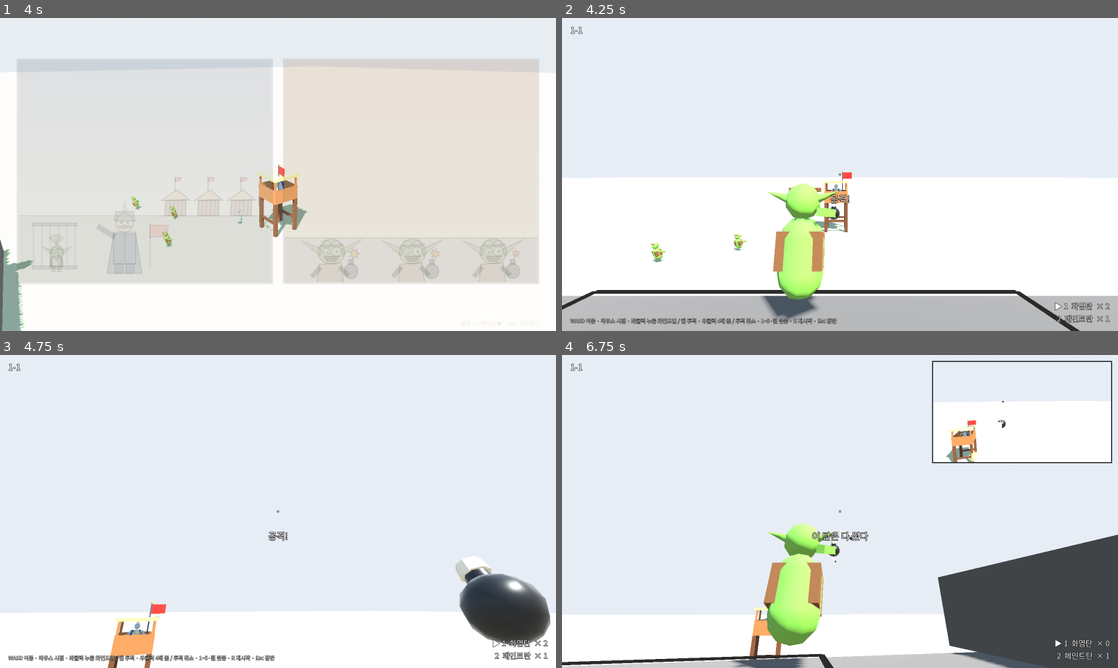
Above: before the commit, frames 1-4 (two rows, left to right).
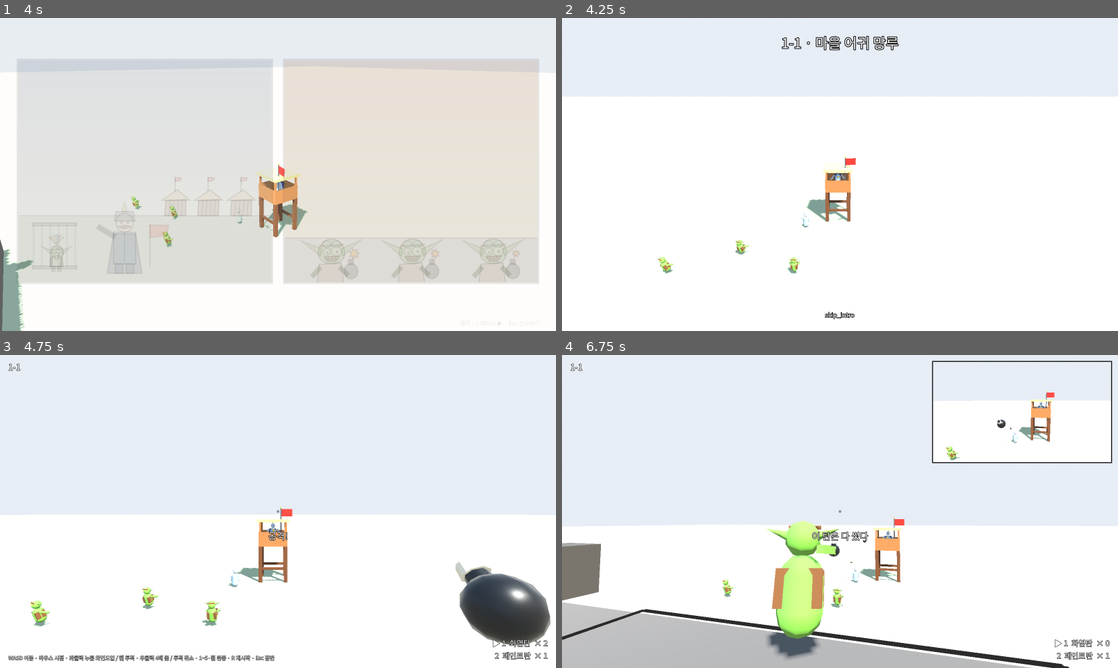
Above: after the commit, the same moments.

Repository: NeverB0re/mad-goblin-firebomb
Game: Godot game, scene res://scenes/main.tscn
Same seed, same stepped clock (60 frames per second), same inputs: the game is played once before the commit and once after it.
Inputs (mouse positions are in pixels of both pictures, inside the frame that each line leads up to):
- Up to frame 1 (4 s): click "시작" at 0.5 s; tap Enter (next_stage) at 1.25 s; move the mouse to (400, 158) at 1.27 s; hold D (move_right) 1.28-2.03 s; tap 1 (ammo_1) at 1.35 s; click (400, 158) at 1.42 s; tap Space at 1.52, 1.82, 2.27, 2.57, 3.77 s; tap 2 (ammo_2) at 1.55, 2.1 s; move the mouse to (166, 190) at 2.02 s; hold S (move_back) 2.03-2.78 s; click (166, 190) at 2.17 s; tap 3 (ammo_3) at 2.3, 2.85 s; move the mouse to (333, 105) at 2.77 s; hold D (move_right) 2.78-3.53 s; click (333, 105) at 2.92 s; tap 4 (ammo_4) at 3.05, 3.6 s; move the mouse to (250, 237) at 3.52 s; hold W (move_forward) from 3.53 s (still down); click (250, 237) at 3.67 s; tap 5 (ammo_5) at 3.8 s
- Up to frame 2 (4.25 s): keep holding W (move_forward); tap Space at 4.07 s
- Up to frame 3 (4.75 s): keep holding W (move_forward); move the mouse to (316, 514) at 4.27 s; tap 5 (ammo_5) at 4.35 s; click (316, 514) at 4.42 s; tap Space at 4.52 s; tap E (interact, bound only after the commit) at 4.55 s
- Up to frame 4 (6.75 s): tap Space at 4.82, 5.27, 5.3, 5.57, 5.85 s; move the mouse to (795, 508) at 5.02 s; tap E (interact, bound only after the commit) at 5.1 s; click (795, 508) at 5.17 s; move the mouse to (845, 511) at 5.77 s; click (845, 511) at 5.92 s; tap 1 (ammo_1) at 6.05, 6.6 s; move the mouse to (817, 505) at 6.52 s; release W (move_forward) at 6.53 s; hold D (move_right) from 6.53 s (still down); click (817, 505) at 6.67 s

Frame 1 is identical in both runs. In frame 2, 17% of the frame differs, in the area x 0-100%, y 2-100%; in frame 3, 2.7%; in frame 4, 23%, in the area x 0-100%, y 11-100%.

Commit message:
진지 시작 조망: 한 바퀴 돌며 배치를 보여 주고 투척 시점으로 (건너뛰기 가능)
Co-Authored-By: Claude Opus 5.5 <noreply@anthropic.com>

Diff:
--- /dev/null
+++ b/scripts/intro_cam.gd
@@ -0,0 +1,136 @@
+class_name IntroCam
+extends Camera3D
+## 진지 시작 조망: 진지 전체를 높은 곳에서 한 바퀴 돌며 보여 준 뒤, 고블린의 투척 시점으로 부드럽게 내려온다.
+## 아무 키나 마우스 단추를 누르면 바로 투척 시점으로 넘어간다. 도는 동안 고블린은 움직이거나 던지지 않는다.
+
+signal finished
+
+const ORBIT_TIME := 5.0
+const MOVE_TIME := 1.3
+const SKIP_MOVE := 0.35
+
+var _stage: Stage
+var _center := Vector3.ZERO
+var _radius := 40.0
+var _height := 25.0
+var _start_angle := 0.0
+var _t := 0.0
+var _move_from := Transform3D.IDENTITY
+var _moving := false
+var _move_t := 0.0
+var _move_len := MOVE_TIME
+var _done := false
+var _ui: CanvasLayer
+
+
+func setup(stage: Stage) -> void:
+	_stage = stage
+	var pts: Array[Vector3] = []
+	for c in stage.commanders:
+		pts.append(c.global_position)
+	for b in stage.ballistas:
+		pts.append(b.global_position)
+	if pts.is_empty():
+		pts.append(stage.player.global_position + Vector3(0, 0, -40))
+	for p in pts:
+		_center += p
+	_center /= pts.size()
+	_center.y = 2.0
+	var spread := 10.0
+	for p in pts:
+		spread = maxf(spread, Vector2(p.x - _center.x, p.z - _center.z).length())
+	_radius = spread + 24.0
+	_height = 16.0 + spread * 0.6
+	# 고블린 쪽에서 출발해 한 바퀴 돈다
+	var pp := stage.player.global_position
+	_start_angle = atan2(pp.x - _center.x, pp.z - _center.z)
+	fov = 60.0
+	far = 1500.0
+	stage.player.input_locked = true
+	_place(0.0)
+	make_current()
+	_ui = CanvasLayer.new()
+	_ui.layer = 5
+	add_child(_ui)
+	var title := Label.new()
+	title.text = stage.title
+	title.add_theme_font_size_override("font_size", 40)
+	title.add_theme_color_override("font_outline_color", Color.BLACK)
+	title.add_theme_constant_override("outline_size", 8)
+	title.set_anchors_preset(Control.PRESET_CENTER_TOP)
+	title.position = Vector2(-400, 40)
+	title.size = Vector2(800, 60)
+	title.horizontal_alignment = HORIZONTAL_ALIGNMENT_CENTER
+	_ui.add_child(title)
+	var hint := Label.new()
+	hint.text = Texts.t("skip_intro")
+	hint.add_theme_font_size_override("font_size", 18)
+	hint.add_theme_color_override("font_outline_color", Color.BLACK)
+	hint.add_theme_constant_override("outline_size", 5)
+	hint.set_anchors_preset(Control.PRESET_CENTER_BOTTOM)
+	hint.position = Vector2(-300, -60)
+	hint.size = Vector2(600, 30)
+	hint.horizontal_alignment = HORIZONTAL_ALIGNMENT_CENTER
+	_ui.add_child(hint)
+	var font := SystemFont.new()
+	font.font_names = PackedStringArray(["Malgun Gothic", "맑은 고딕", "Noto Sans CJK KR", "sans-serif"])
+	title.add_theme_font_override("font", font)
+	hint.add_theme_font_override("font", font)
+
+
+func _place(k: float) -> void:
+	var a := _start_angle + TAU * k
+	global_position = _center + Vector3(sin(a) * _radius, _height, cos(a) * _radius)
+	look_at(_center, Vector3.UP)
+
+
+## 바로 투척 시점으로 (짧게 내려온다).
+func skip() -> void:
+	if _moving or _done:
+		return
+	_begin_move(SKIP_MOVE)
+
+
+func _begin_move(seconds: float) -> void:
+	_moving = true
+	_move_t = 0.0
+	_move_len = seconds
+	_move_from = global_transform
+
+
+func _input(event: InputEvent) -> void:
+	if _done:
+		return
+	if (event is InputEventKey and event.pressed and not event.echo) or (event is InputEventMouseButton and event.pressed):
+		get_viewport().set_input_as_handled()
+		skip()
+
+
+func _process(delta: float) -> void:
+	if _done or not is_instance_valid(_stage) or _stage.player == null:
+		return
+	if not _moving:
+		_t += delta
+		var k := _t / ORBIT_TIME
+		if k >= 1.0:
+			_place(1.0)
+			_begin_move(MOVE_TIME)
+		else:
+			# 느리게 시작해 느리게 끝나는 한 바퀴
+			_place(k - sin(TAU * k) / TAU)
+		return
+	_move_t += delta
+	var m := clampf(_move_t / _move_len, 0.0, 1.0)
+	var e := m * m * (3.0 - 2.0 * m)
+	var to := _stage.player.camera.global_transform
+	global_transform = Transform3D(_move_from.basis.slerp(to.basis, e).orthonormalized(), _move_from.origin.lerp(to.origin, e))
+	if m >= 1.0:
+		_finish()
+
+
+func _finish() -> void:
+	_done = true
+	_stage.player.input_locked = false
+	_stage.player.camera.make_current()
+	finished.emit()
+	queue_free()
--- a/scripts/main.gd
+++ b/scripts/main.gd
@@ -101,6 +101,19 @@
 		await card.finished
 	load_stage(index)
 	Input.mouse_mode = Input.MOUSE_MODE_CAPTURED
+	if show_opening and not test_mode:
+		play_intro()
+
+
+## 진지 시작 조망: 한 바퀴 돌며 배치를 보여 준 뒤 투척 시점으로 (아무 키나 누르면 건너뜀).
+func play_intro() -> void:
+	var cam := IntroCam.new()
+	stage.add_child(cam)
+	cam.setup(stage)
+	hud.set_gameplay_visible(false)
+	cam.finished.connect(func():
+		if is_instance_valid(stage) and stage.state == Stage.State.PLAYING:
+			hud.set_gameplay_visible(true))
 
 
 func _pause() -> void:
@@ -123,7 +136,7 @@
 	var keys := {
 		"move_forward": [KEY_W], "move_back": [KEY_S], "move_left": [KEY_A], "move_right": [KEY_D],
 		"restart": [KEY_R], "next_stage": [KEY_ENTER, KEY_KP_ENTER],
-		"ammo_1": [KEY_1], "ammo_2": [KEY_2], "ammo_3": [KEY_3], "ammo_4": [KEY_4], "ammo_5": [KEY_5],
+		"ammo_1": [KEY_1], "ammo_2": [KEY_2], "ammo_3": [KEY_3], "ammo_4": [KEY_4], "ammo_5": [KEY_5], "interact": [KEY_E],
 	}
 	for action in keys:
 		if InputMap.has_action(action):
--- a/scripts/player.gd
+++ b/scripts/player.gd
@@ -52,6 +52,8 @@
 var release_ticks := 0
 var zooming := false
 var _rmb_blocked := false
+## 진지 시작 조망 중에는 움직이거나 던지지 않는다
+var input_locked := false
 
 var _held: Node3D
 var _held_scale := 1.0
@@ -203,6 +205,8 @@
 # ---------- 입력 ----------
 
 func _unhandled_input(event: InputEvent) -> void:
+	if input_locked:
+		return
 	if event is InputEventMouseMotion and Input.mouse_mode == Input.MOUSE_MODE_CAPTURED:
 		var sens := MOUSE_SENS * SaveData.mouse_sens * (camera.fov / BASE_FOV)
 		if is_throwing():
@@ -287,7 +291,7 @@
 	camera.fov = lerpf(camera.fov, target_fov, 1.0 - exp(-delta * 14.0))
 
 	var input := Vector2.ZERO
-	if InputMap.has_action("move_forward") and not zooming:
+	if InputMap.has_action("move_forward") and not zooming and not input_locked:
 		input = Input.get_vector("move_left", "move_right", "move_forward", "move_back")
 	var dir := (transform.basis * Vector3(input.x, 0, input.y))
 	dir.y = 0
--- a/tests/menu_test.gd
+++ b/tests/menu_test.gd
@@ -52,6 +52,11 @@
 	main.menus.start_requested.emit()
 	await _frames(10)
 	_check(not paused and main.stage.stage_id == "1-1" and main.menus.screen == Menus.Screen.NONE, "시작 → 1-1 (%s)" % main.stage.stage_id)
+	# 진지 시작 조망: 아무 키나 누르면 건너뛰고 투척 시점으로 (그동안 고블린 조작은 잠긴다)
+	var intro_locked: bool = main.stage.player.input_locked
+	await _key(KEY_SPACE)
+	await _frames(40)
+	_check(intro_locked and not main.stage.player.input_locked and main.stage.player.camera.current, "시작 조망 → 아무 키로 건너뛰기 → 투척 시점")
 	await _key(KEY_ESCAPE)
 	_check(paused and main.menus.screen == Menus.Screen.PAUSE, "Esc → 잠깐 메뉴")
 	await _key(KEY_ESCAPE)
Not shown, added: scripts/intro_cam.gd.uid
